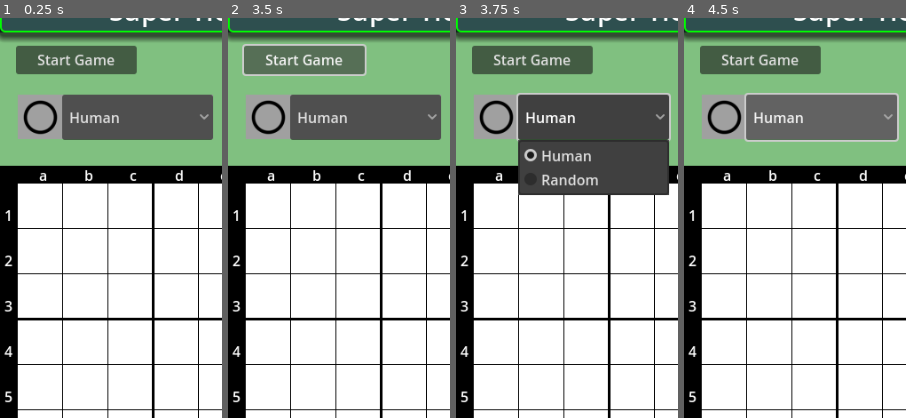
Above: before the commit, frames 1-4 (left to right).
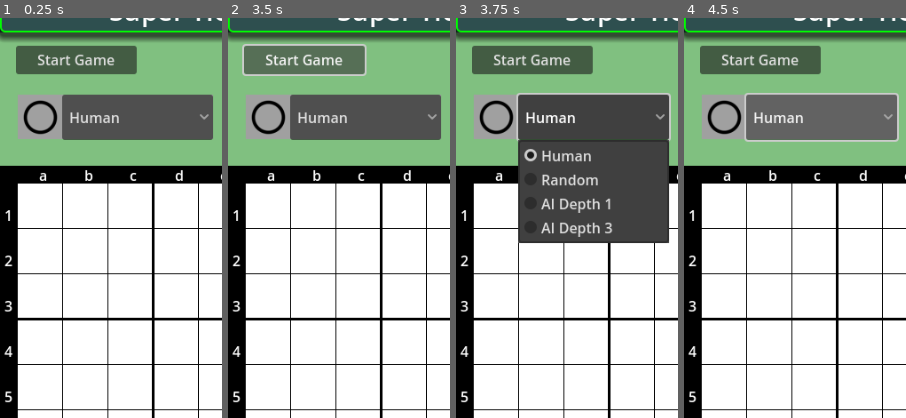
Above: after the commit, the same moments.

Repository: vivisuke/SuperTicTacToe4
Game: Godot game, scene res://main_scene.tscn
Two runs of this game, one before a commit and one after it. Both use one fixed random seed, a clock stepped at 60 frames per second and the inputs below.
Inputs:
- Up to frame 1 (0.25 s): no input
- Up to frame 2 (3.5 s): click "Start Game" at 0.5 s; click "Stop Game" at 1.25 s; click "Start Game" at 2 s; click "Stop Game" at 2.75 s
- Up to frame 3 (3.75 s): click "Human" at 3.5 s
- Up to frame 4 (4.5 s): click "Human" at 4.25 s
The pictures show only the part of the screen within x 0-50%, y 4-54%; the shares and areas given below are measured in that part.

Frames 1-2 are identical in both runs. In frame 3, 8.1% of the frame differs, in the area x 27-96%, y 44-57%; in frame 4, nothing differs.

Commit message:
0037 ◎ C 03/09 03/09 0.001│ToDo│オブションボタン：深さ１、深さ３追加

Diff:
--- a/SuperTicTacToe/main_scene.tscn
+++ b/SuperTicTacToe/main_scene.tscn
@@ -155,12 +155,16 @@
 offset_left = 50.0
 offset_right = 220.0
 offset_bottom = 51.0
-item_count = 2
+item_count = 4
 selected = 0
 popup/item_0/text = "Human"
 popup/item_0/id = 0
 popup/item_1/text = "Random"
 popup/item_1/id = 1
+popup/item_2/text = "AI Depth 1"
+popup/item_2/id = 2
+popup/item_3/text = "AI Depth 3"
+popup/item_3/id = 3
 
 [node name="TextureRect" type="TextureRect" parent="WhitePlayer"]
 layout_mode = 0
@@ -187,12 +191,16 @@
 offset_left = 50.0
 offset_right = 220.0
 offset_bottom = 50.0
-item_count = 2
+item_count = 4
 selected = 0
 popup/item_0/text = "Human"
 popup/item_0/id = 0
 popup/item_1/text = "Random"
 popup/item_1/id = 1
+popup/item_2/text = "AI Depth 1"
+popup/item_2/id = 2
+popup/item_3/text = "AI Depth 3"
+popup/item_3/id = 3
 
 [node name="TextureRect" type="TextureRect" parent="BlackPlayer"]
 layout_mode = 0
Not shown, changed: SuperTicTacToe4.spr
